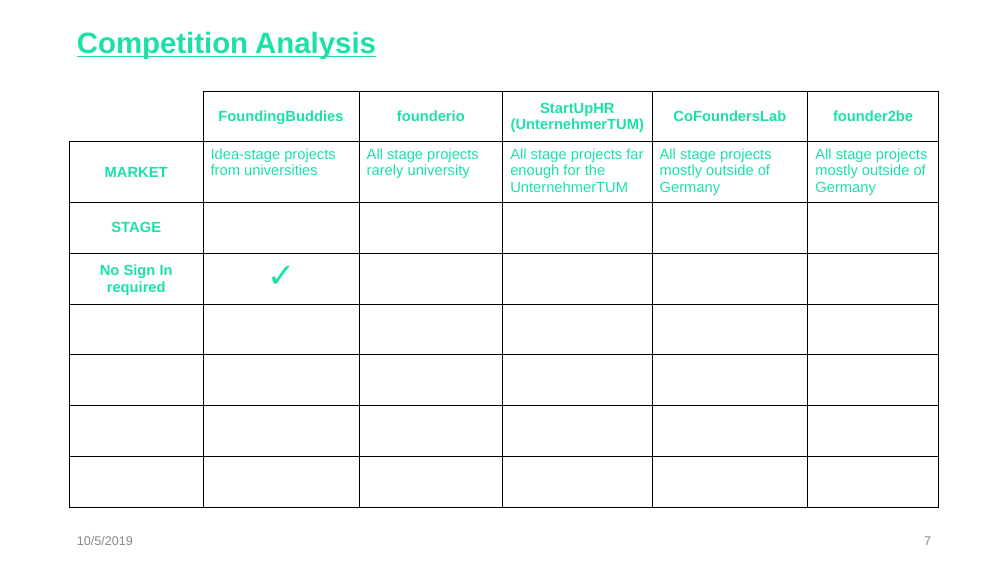
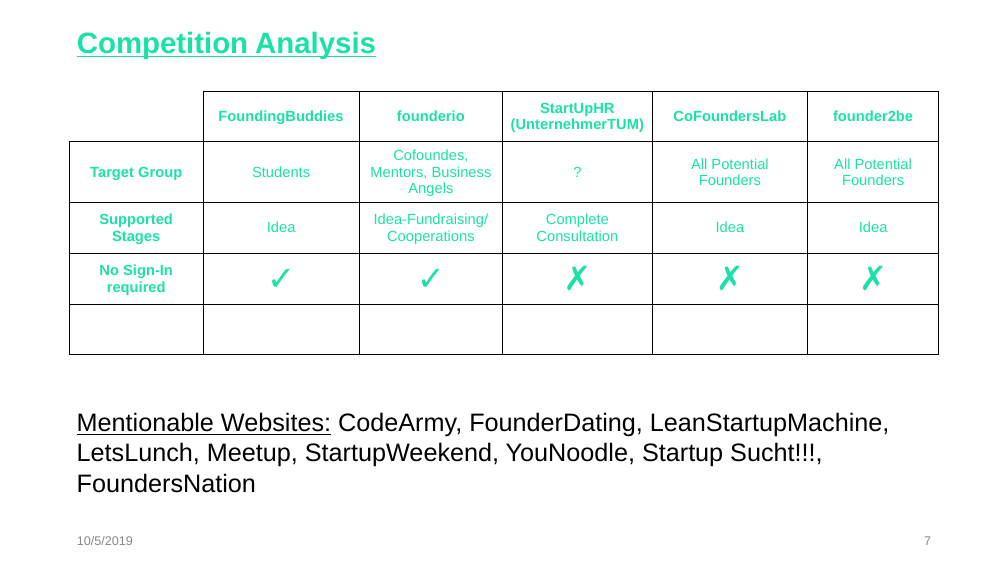
Before and after one commit to TonyChopper9/FoundingBuddies, a slide deck: slide 7 of Documents/FoundingBuddies_Pitch.pptx. Drawn at 1008x567 pixels with LibreOffice and Linux fonts; fonts in the diff are those of the drawing. Boxes give left, top, right and bottom in pixels: in the first picture for what was removed or moved away, otherwise in the second. Text is boxed around its words. In the diff, an @@ line names an element or a change of style, - is before the commit and + after.

```diff
--- a/Documents/FoundingBuddies_Pitch.pptx
+++ b/Documents/FoundingBuddies_Pitch.pptx
@@ table at box(70, 91, 939, 365) @@
-row 2: MARKET | Idea-stage projects from universities | All stage projects rarely university | All stage projects far enough for the UnternehmerTUM | All stage projects mostly outside of Germany | All stage projects mostly outside of Germany
+row 2: Target Group | Students | Cofoundes, Mentors, Business Angels | ? | All Potential Founders | All Potential Founders
-row 3: STAGE |  |  |  |  | 
+row 3: Supported Stages | Idea | Idea-Fundraising/Cooperations | Complete Consultation | Idea | Idea
-row 4: No Sign In required | ✓ |  |  |  | 
+row 4: No Sign-In required | ✓ | ✓ | ✗ | ✗ | ✗
-row 6:  |  |  |  |  | 
-row 7:  |  |  |  |  | 
-row 8:  |  |  |  |  | 
@@ text added at box(77, 412, 889, 493), 24 pt, text #000000 @@
+Mentionable Websites: CodeArmy, FounderDating, LeanStartupMachine, LetsLunch, Meetup, StartupWeekend, YouNoodle, Startup Sucht!!!, FoundersNation
```
Also in this commit, not shown: 1 other slide changed, 1 other file.
